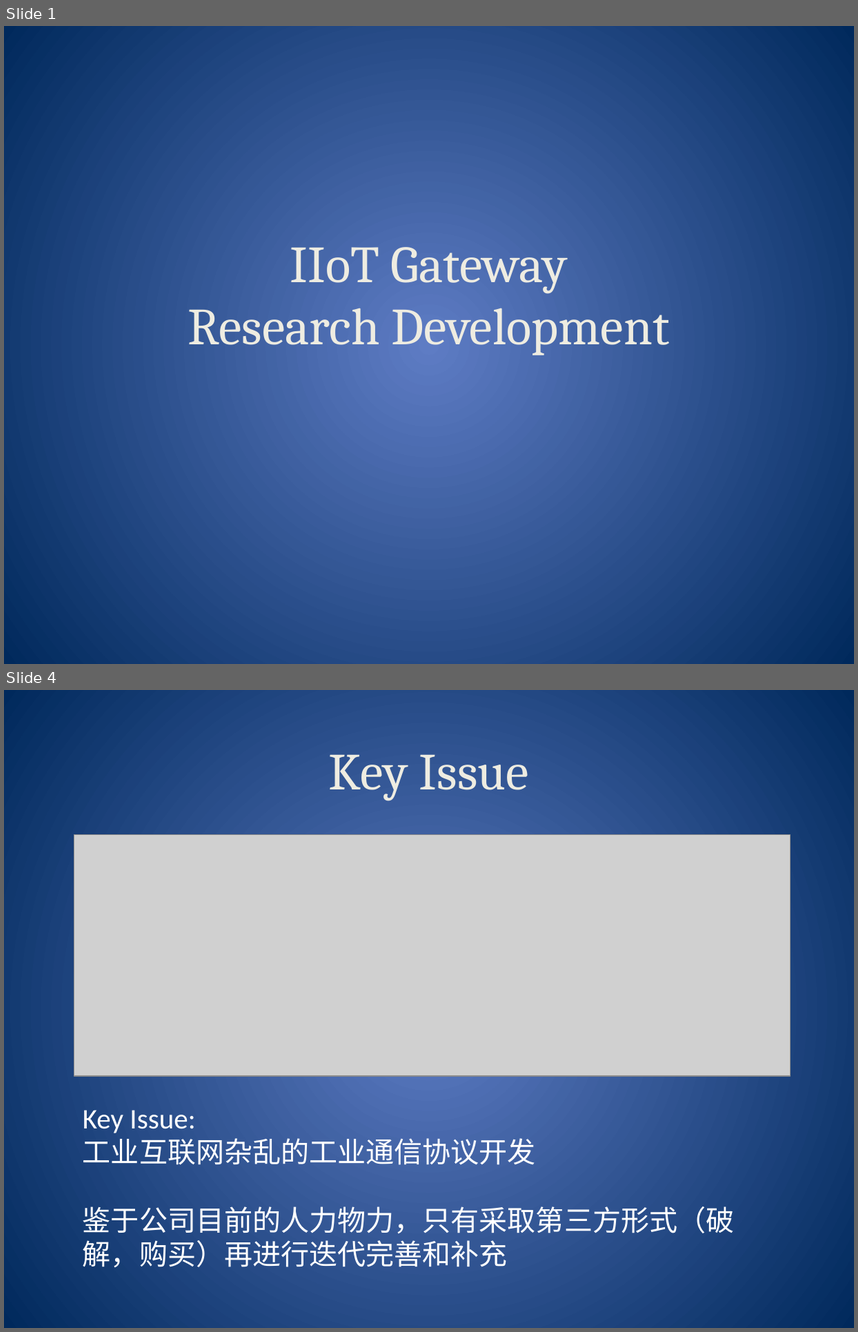
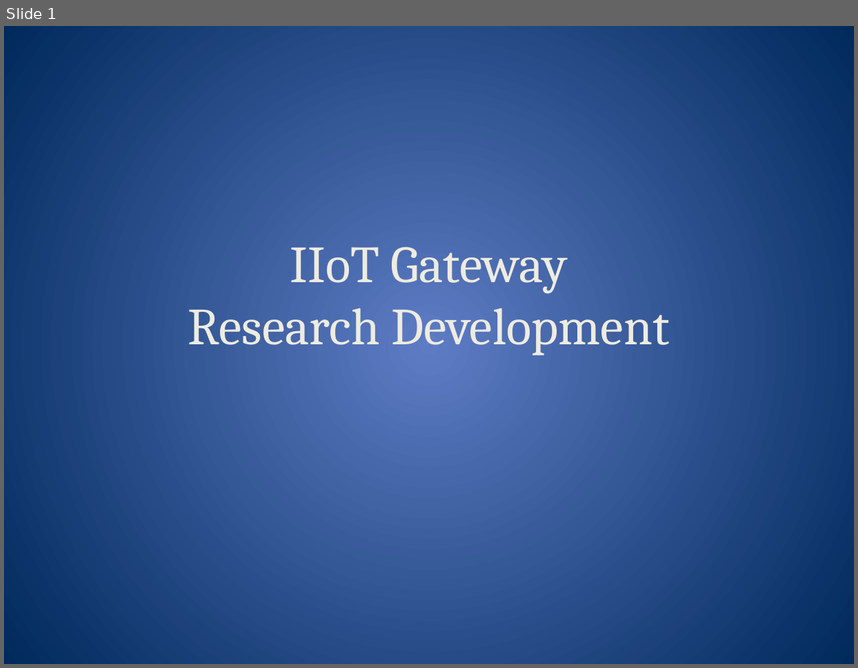
Before and after one commit to mikewomaster/sdSoftware, a slide deck: ppt/gateway_iotBox.pptx. Shown one above the other, each under a label of ours: slides 1 and 4 before the commit, slide 1 after it; the slides between them are not shown. The pictures are 858x1332 and 858x668 pixels, drawn with LibreOffice and Linux fonts; fonts in the diff are those of the drawing; grey boxes stand for pictures. Boxes give left, top, right and bottom in pixels: in the first picture for what was removed or moved away, otherwise in the second. Text is boxed around its words. In the diff, an @@ line names an element or a change of style, - is before the commit and + after.

```diff
--- a/ppt/gateway_iotBox.pptx
+++ b/ppt/gateway_iotBox.pptx
@@ slide 4 removed at (4,690,854,1328), background gradient #5E7CC5 to #00295C @@
@@ title removed at (329,755,529,800) @@
-Key Issue
@@ picture removed at (74,834,791,1075) @@
@@ text removed at (83,1110,735,1267) @@
-Key Issue:
-工业互联网杂乱的工业通信协议开发
-鉴于公司目前的人力物力，只有采取第三方形式（破解，购买）再进行迭代完善和补充
```
Also in this commit, not shown: 9 slides added, 5 other slides removed, 7 other files.
